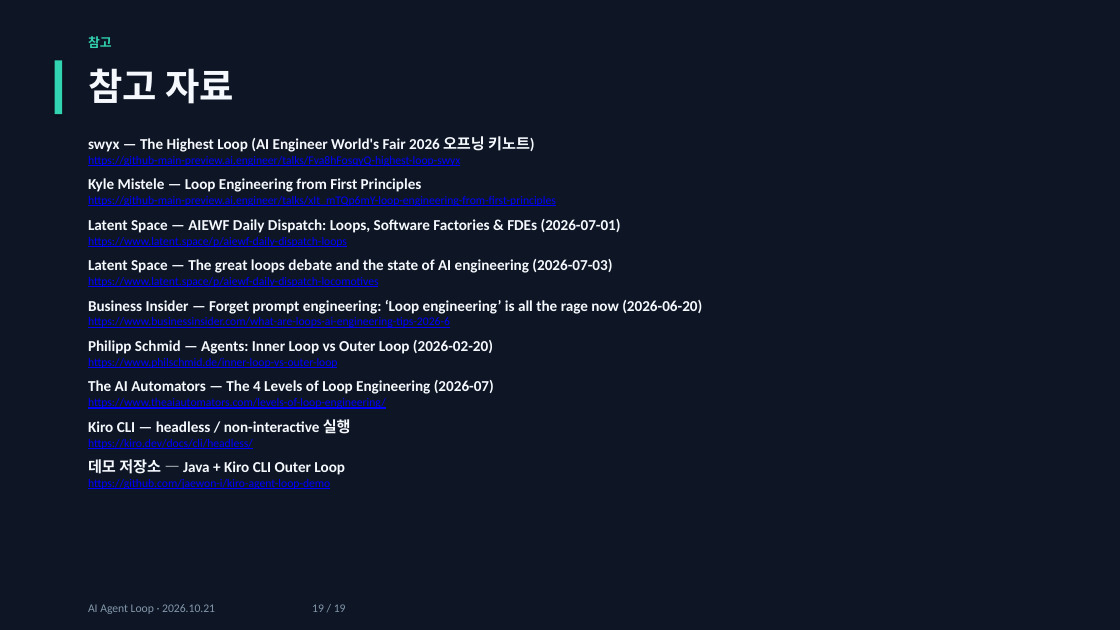
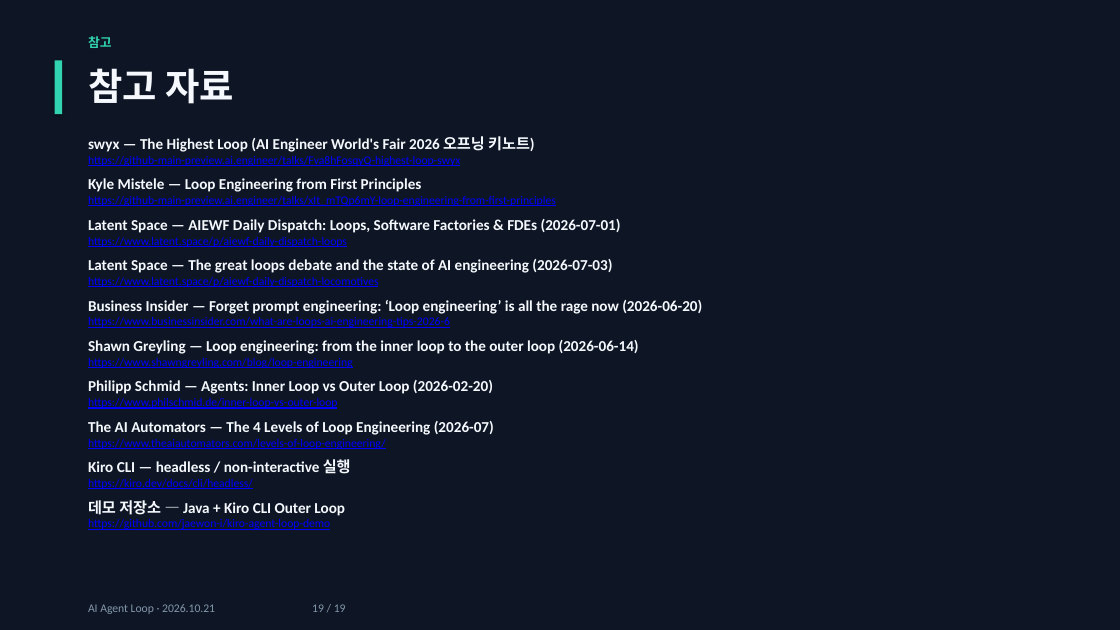
Before and after one commit to jaewon-i/kiro-agent-loop-demo, a slide deck: slide 19 of docs/AI_Agent_Loop.pptx. Drawn at 1120x630 pixels with LibreOffice and Linux fonts; fonts in the diff are those of the drawing. Boxes give left, top, right and bottom in pixels: in the first picture for what was removed or moved away, otherwise in the second. Text is boxed around its words. In the diff, an @@ line names an element or a change of style, - is before the commit and + after.

Commit message:
Cite Shawn Greyling for Inner/Outer Loop on slides 6 and 19

```diff
--- a/docs/AI_Agent_Loop.pptx
+++ b/docs/AI_Agent_Loop.pptx
@@ text at box(88, 340, 639, 368): paragraphs added @@
+Shawn Greyling — Loop engineering: from the inner loop to the outer loop (2026-06-14)
+https://www.shawngreyling.com/blog/loop-engineering
```
Also in this commit, not shown: 1 other slide changed, 1 other file.
